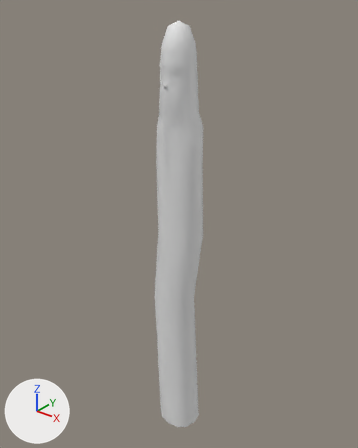
One commit to the COLLADA model art/meshes/structural/germans/goth_cult_statue_b.dae: the scene before it, then after it.
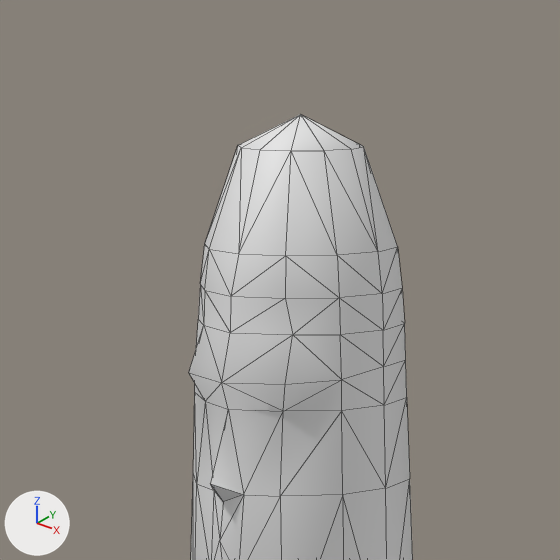
There are two pictures of each version: one whole from a 50 mm lens placed at (10.23, -12.82, 16.95), pointed at (-0.36, 0.42, 8.74), one close up on the part from 35% to 63% of the width and 0% to 22% of the height. The axes (+X, +Y, +Z) are drawn at lower left. The lights are the same throughout. The close-ups show mesh edges as thin lines. Where no turn or scale is listed for an object, it has been applied to the vertices.

The scene before the commit, as lines of its bpy script (objects in view):
```python
me_gaul_cultstatue_b = bpy.data.meshes.new('Gaul_CultStatue_b')
me_gaul_cultstatue_b.from_pydata(...)  # 164 vertices, 314 faces; spans x -1.1..1.0, y -0.8..0.9, z 0.0..16.3
ob_gaul_cultstatue_b = bpy.data.objects.new('Gaul_CultStatue_b', me_gaul_cultstatue_b)
ob_gaul_cultstatue_b.location = (0.0, 0.0, -0.402)
```
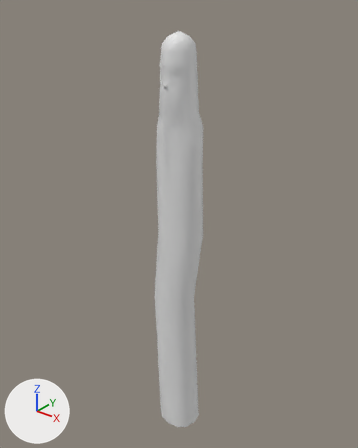
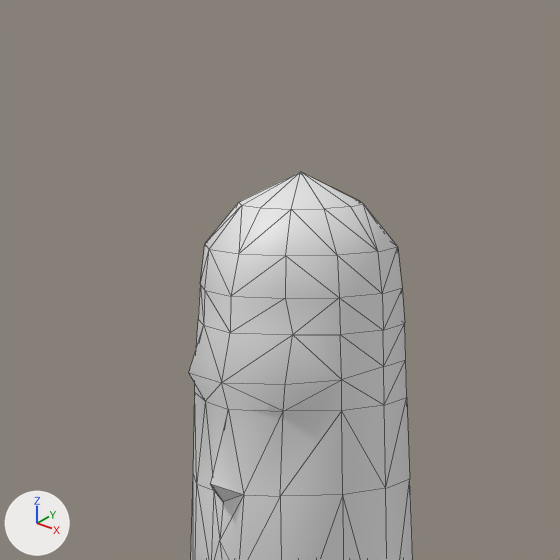
Boxes (x1, y1, x2, y2) around the edits, measured in the close-ups (560 x 560 px; the box of a moved part takes in the faces that stretch with it):
'Gaul_CultStatue_b', reshaped: before (189, 114, 413, 560); after (189, 172, 413, 560)
part 1 of me_gaul_cultstatue_b, moved or reshaped: before (205, 114, 397, 256); after (205, 172, 397, 256)

Diff of the bpy script that builds the scene:
```diff
--- a/art/meshes/structural/germans/goth_cult_statue_b.dae.py
+++ b/art/meshes/structural/germans/goth_cult_statue_b.dae.py
@@ me_gaul_cultstatue_b @@
 me_gaul_cultstatue_b.from_pydata(...)  # 164 vertices, 314 faces; spans x -1.1..1.0, y -0.8..0.9, z 0.0..16.3
 # used by ob_gaul_cultstatue_b; location = (0.0, 0.0, -0.402)
+# me_gaul_cultstatue_b part 1: all 13 vertices in x -0.3..0.3, y -0.4..0.3, z 16.2..16.3 are moved by (0.0, 0.0, -0.3)
```
